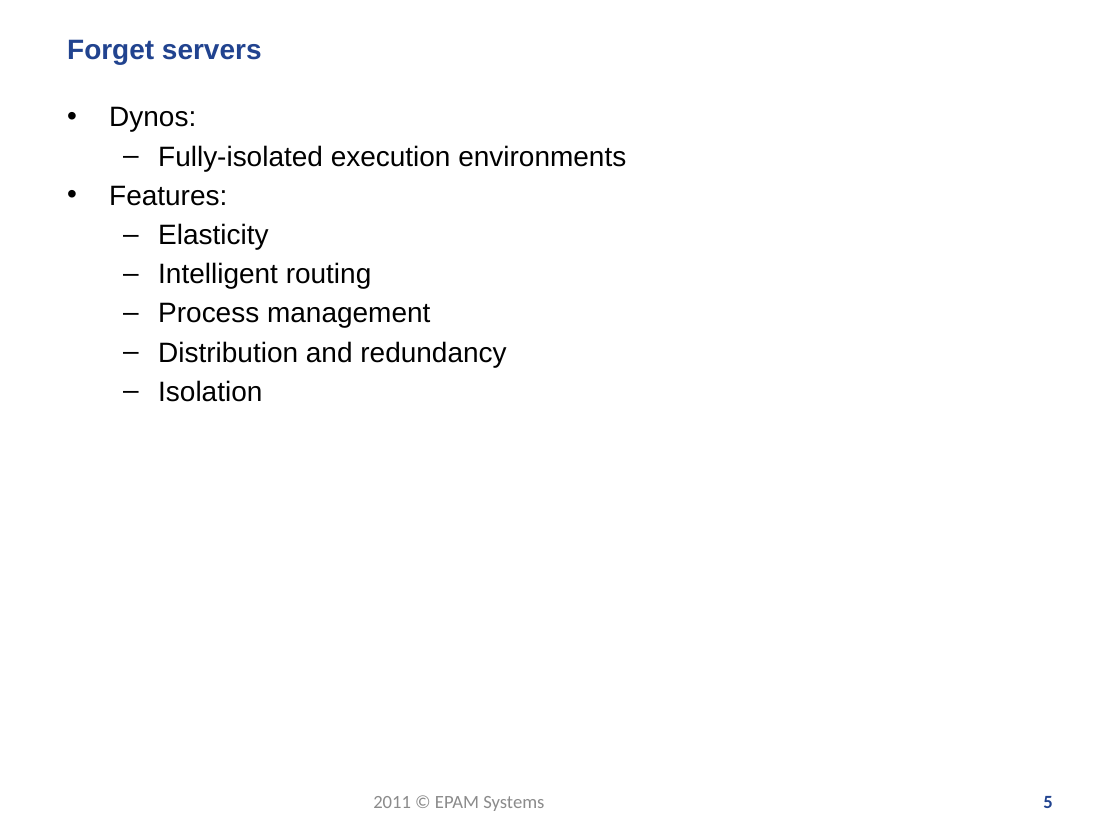
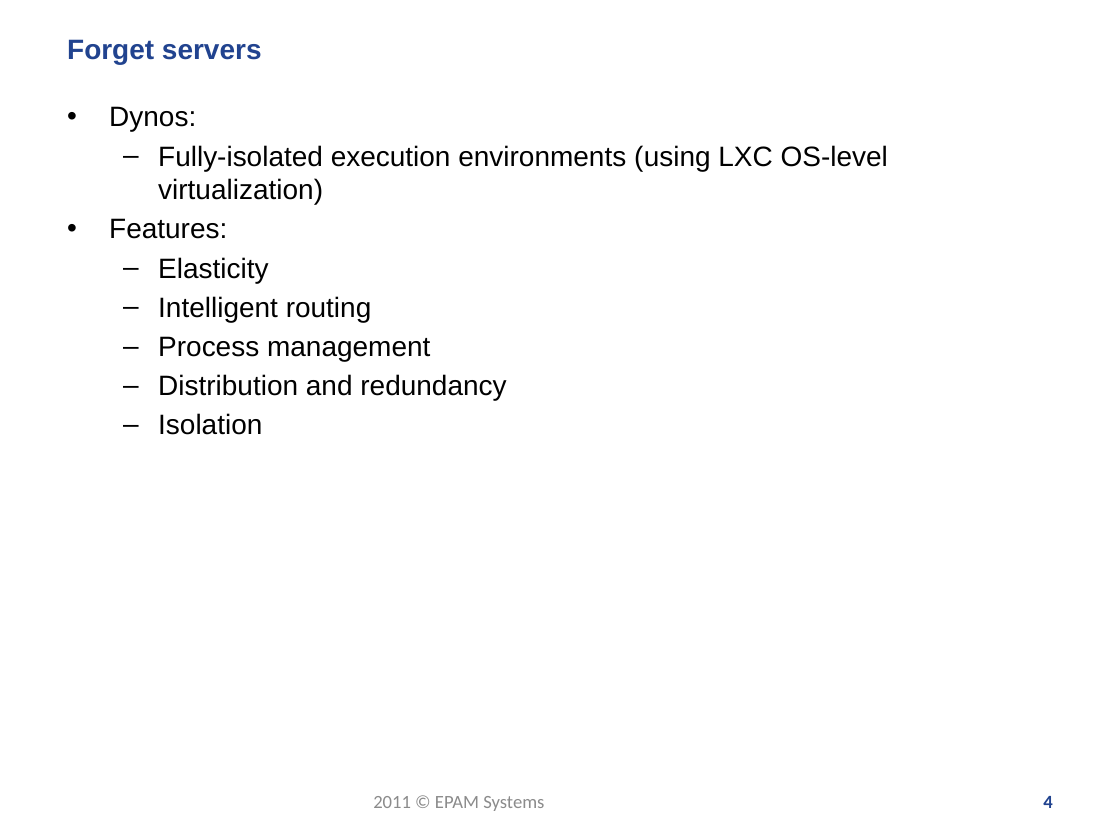
Before and after one commit to zgorbe/Heroku-HelloWorld, a slide deck: slide 4 of Heroku - meetup.pptx (slide 5 before the commit). Drawn at 1120x840 pixels with LibreOffice and Linux fonts; fonts in the diff are those of the drawing; background and template pictures are left out. Boxes give left, top, right and bottom in pixels: in the first picture for what was removed or moved away, otherwise in the second. Text is boxed around its words. In the diff, an @@ line names an element or a change of style, - is before the commit and + after.

```diff
--- a/Heroku - meetup.pptx
+++ b/Heroku - meetup.pptx
@@ text at bbox=[158, 145, 888, 204]: text changed @@
-  – Fully-isolated execution environments
+  – Fully-isolated execution environments (using LXC OS-level virtualization)
@@ page number at bbox=[1043, 796, 1052, 808]: text changed @@
-5
+4
```
Also in this commit, not shown: 10 other slides changed, 1 slide added, 2 slides removed.
